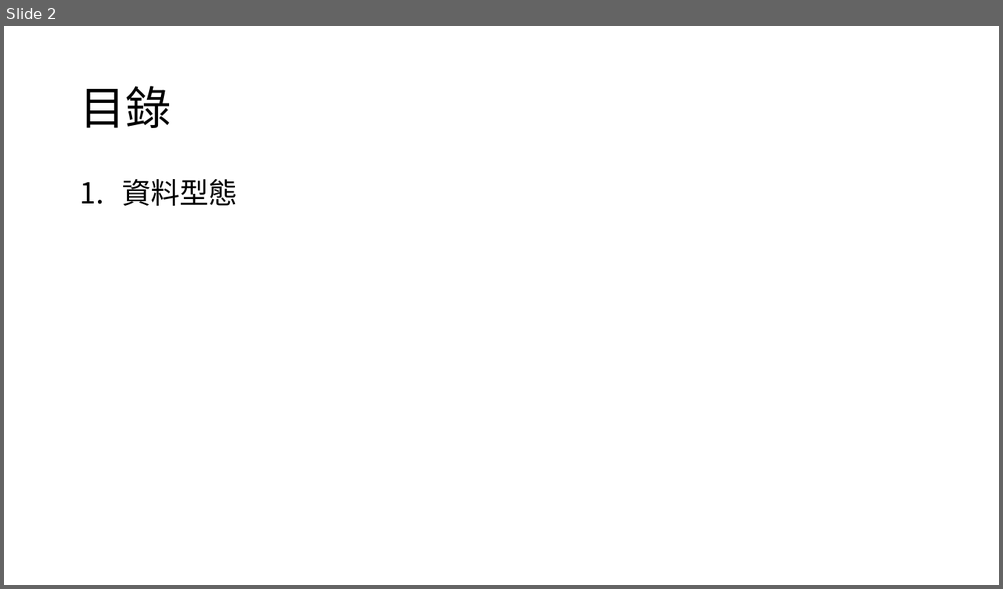
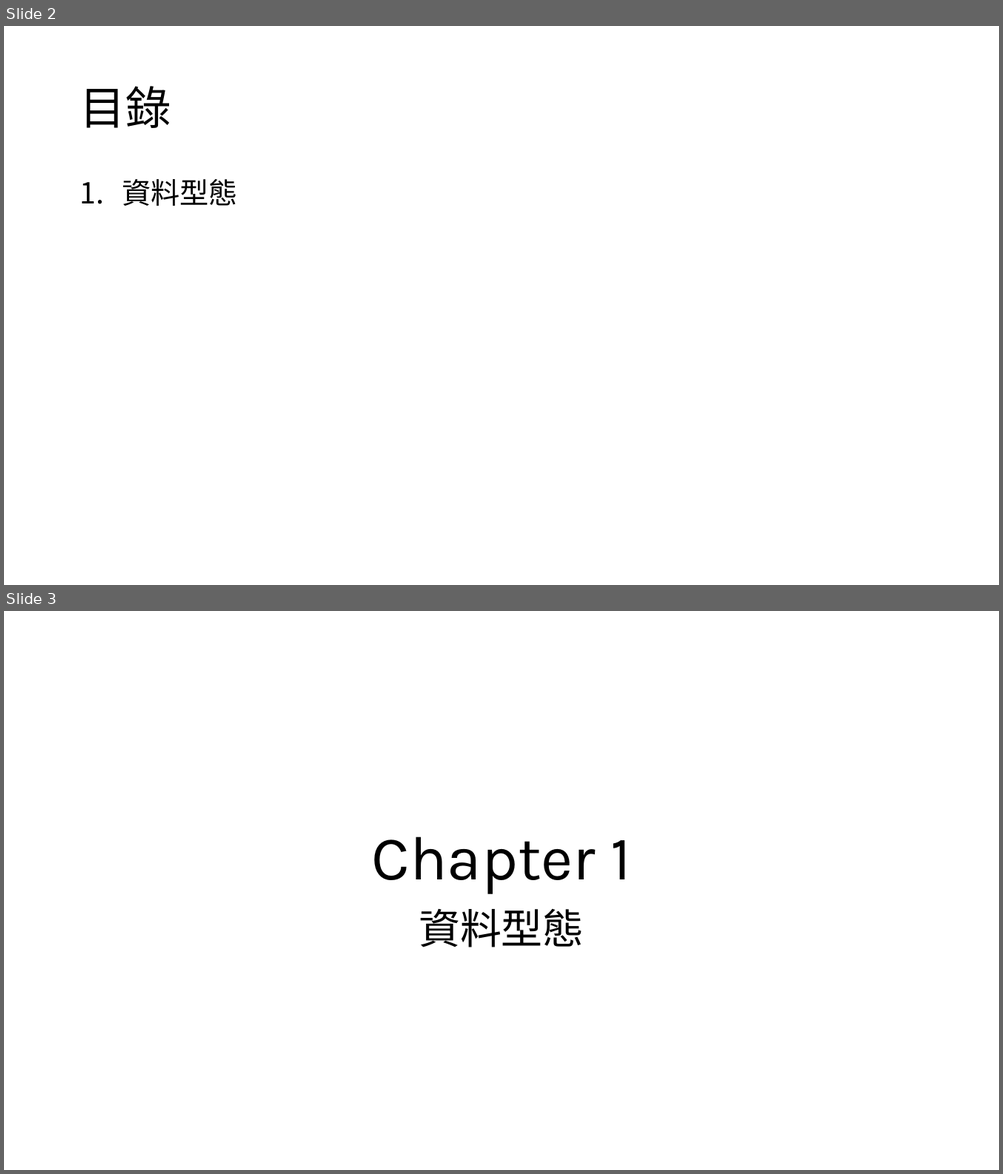
Before and after one commit to s9001055/DV_learning, a slide deck: systemverilog/SystemVerilog_語法學習.pptx. Shown one above the other, each under a label of ours: slide 2 before the commit, slides 2 and 3 after it. The pictures are 1003x589 and 1003x1174 pixels, drawn with LibreOffice and Linux fonts; fonts in the diff are those of the drawing. Boxes give left, top, right and bottom in pixels: in the first picture for what was removed or moved away, otherwise in the second. Text is boxed around its words. In the diff, an @@ line names an element or a change of style, - is before the commit and + after.

```diff
--- a/systemverilog/SystemVerilog_語法學習.pptx
+++ b/systemverilog/SystemVerilog_語法學習.pptx
@@ slide 3 added at [4, 611, 999, 1170], background #FFFFFF @@
@@ title added at [372, 837, 631, 894], 60 pt, text #000000 @@
+Chapter 1
@@ subtitle added at [418, 909, 584, 948], 40 pt, text #000000 @@
+資料型態
```
Also in this commit, not shown: 2 slides changed, 12 other slides added.
